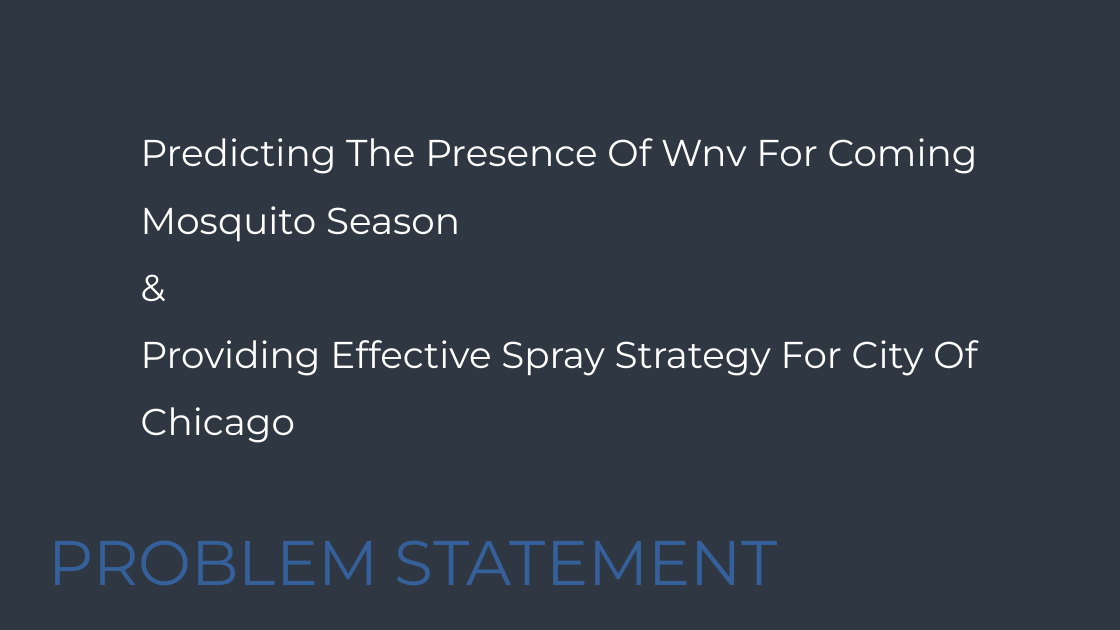
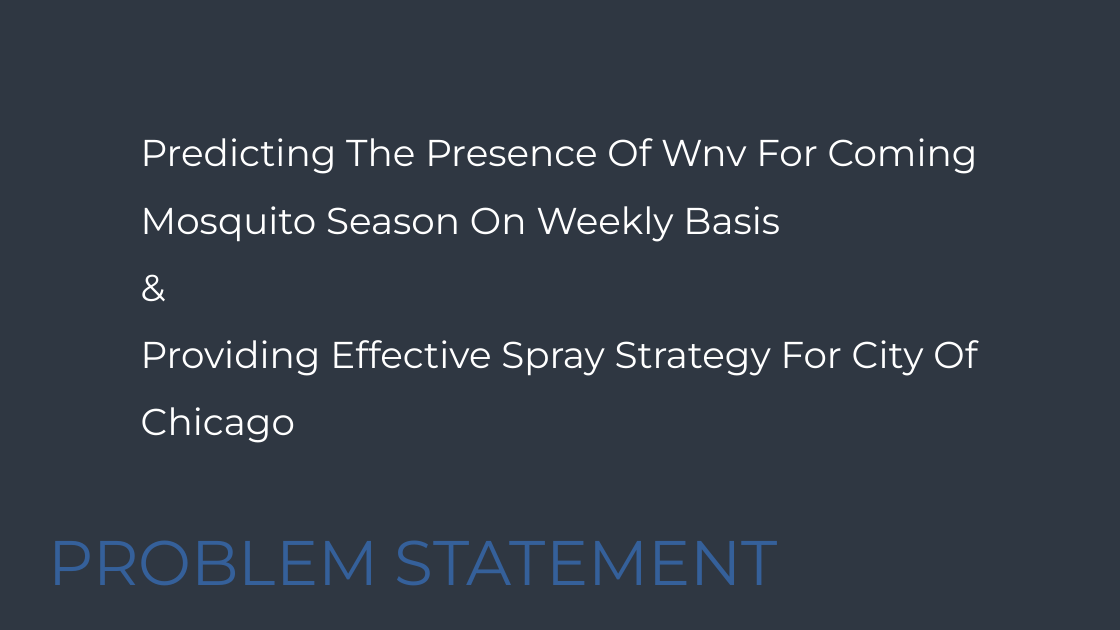
Before and after one commit to bluemelodybox/west-nile-virus-prediction, a slide deck: slide 4 of Grp Presentation.pptx. Drawn at 1120x630 pixels with LibreOffice and Linux fonts; fonts in the diff are those of the drawing. Boxes give left, top, right and bottom in pixels: in the first picture for what was removed or moved away, otherwise in the second. Text is boxed around its words. In the diff, an @@ line names an element or a change of style, - is before the commit and + after.

Commit message:
update slides

```diff
--- a/Grp Presentation.pptx
+++ b/Grp Presentation.pptx
@@ text at (x1=141, y1=138, x2=978, y2=242): text changed @@
-Predicting The Presence Of Wnv For Coming Mosquito Season
+Predicting The Presence Of Wnv For Coming Mosquito Season On Weekly Basis
```
Also in this commit, not shown: 1 slide added, 1 other file.
